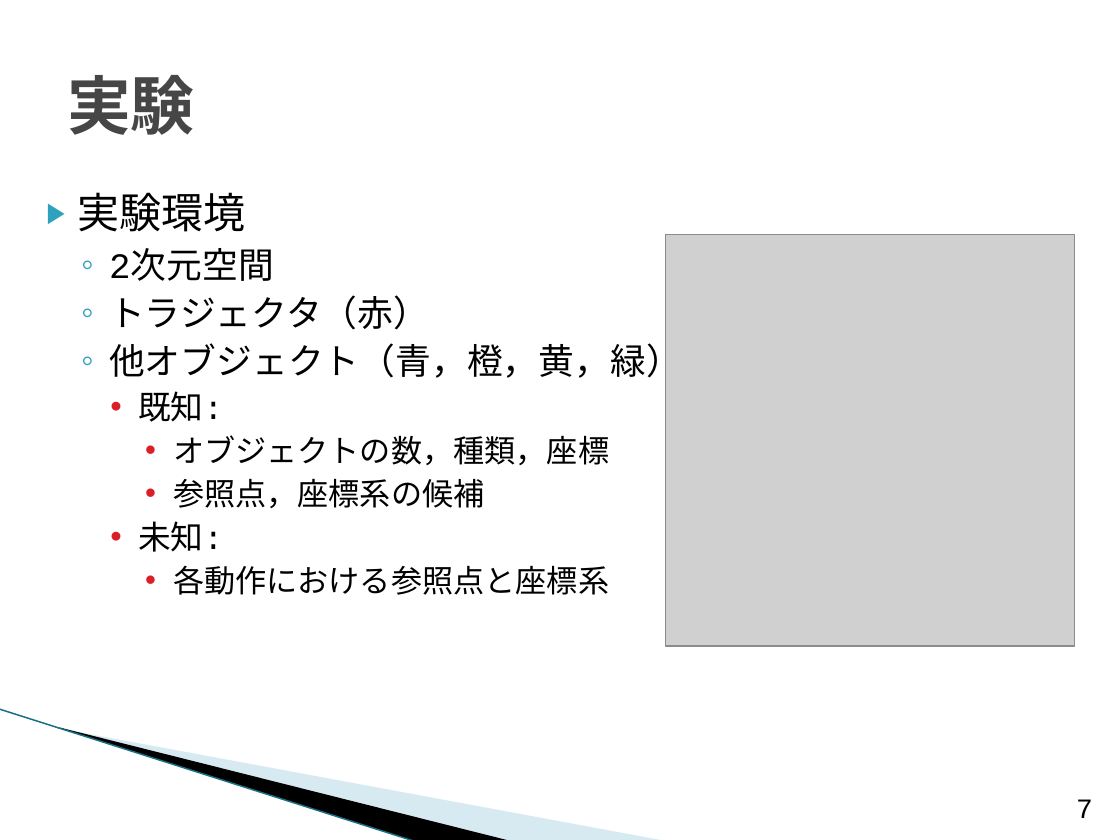
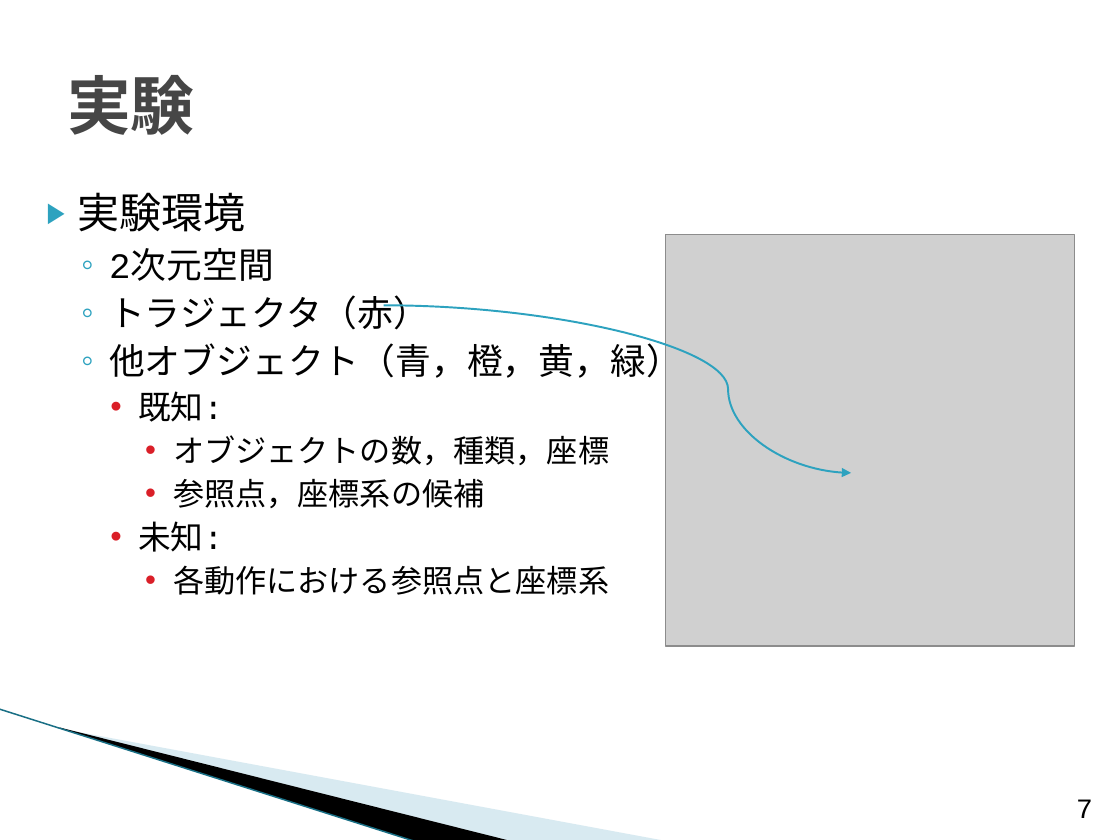
Before and after one commit to TetsuyaKomota/GitforEclipseTest, a slide deck: slide 7 of IntentionLearning/memo/presentation/卒論発表会スライド _2.pptx. Drawn at 1120x840 pixels with LibreOffice and Linux fonts; fonts in the diff are those of the drawing; grey boxes stand for pictures; background and template pictures are left out. Boxes give left, top, right and bottom in pixels: in the first picture for what was removed or moved away, otherwise in the second. Text is boxed around its words. In the diff, an @@ line names an element or a change of style, - is before the commit and + after.

```diff
--- a/IntentionLearning/memo/presentation/卒論発表会スライド _2.pptx
+++ b/IntentionLearning/memo/presentation/卒論発表会スライド _2.pptx
@@ curved arrow added from (384, 306) to (851, 473), #2DA2BF 1.25 pt @@
```
Also in this commit, not shown: 1 other slide changed.
